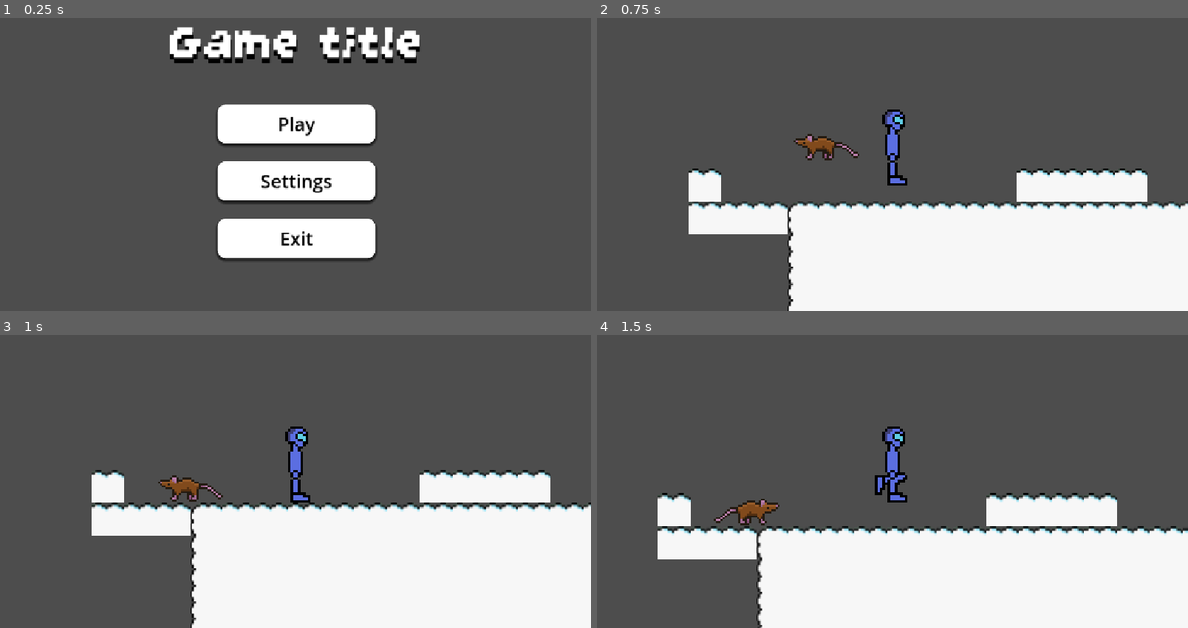
Above: before the commit, frames 1-4 (two rows, left to right).
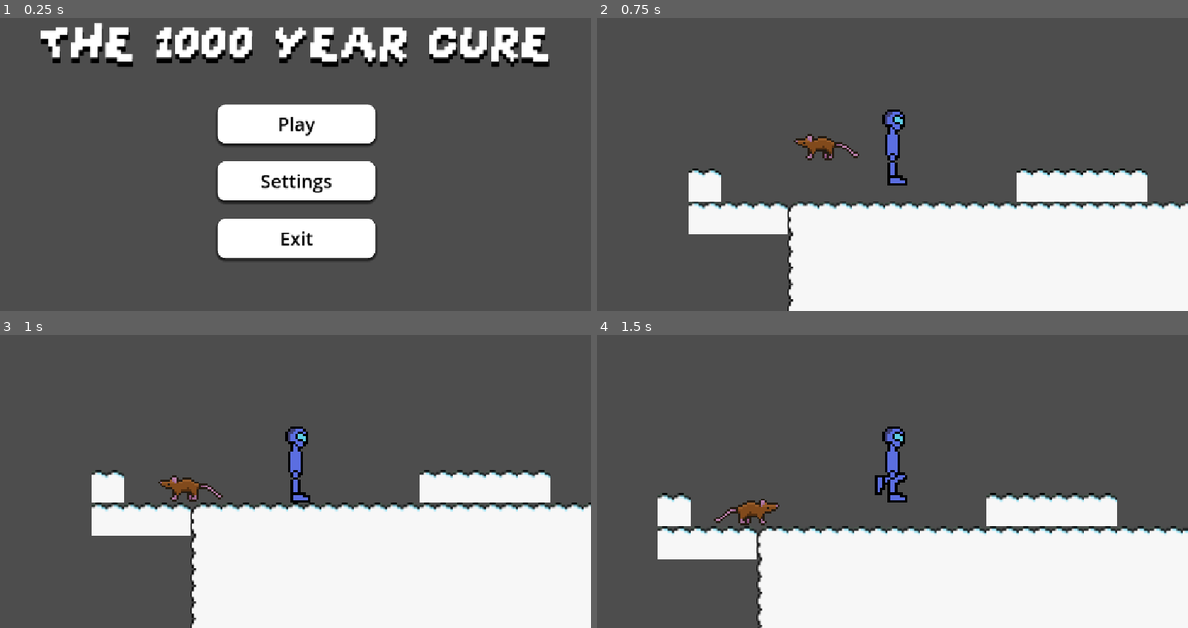
Above: after the commit, the same moments.

Repository: Milo-Griffiths/GameJam-Time
Game: Godot game, scene res://scenes/main.tscn
Same seed, same stepped clock (60 frames per second), same inputs: the game is played once before the commit and once after it. The engine's default icon, where the game draws it, is replaced by a stand-in: a white triangle on a blue panel in a dark square.
Inputs:
- Up to frame 1 (0.25 s): no input
- Up to frame 2 (0.75 s): click "Play" at 0.5 s
- Up to frame 3 (1 s): no input
- Up to frame 4 (1.5 s): hold Right (right) from 1.28 s (still down); tap Up (up) at 1.35 s

The runs differ from the first frame. In frame 1, 6.3% of the frame differs, in the area x 6-93%, y 1-17%; in frame 2, nothing differs; in frame 3, nothing differs; in frame 4, nothing differs.

Commit message:
nothing

Diff:
--- /dev/null
+++ b/assets/scripts/interactable.gd
@@ -0,0 +1,5 @@
+class_name  interact
+extends Area2D
+
+
+var inrange = false
--- a/assets/scripts/player.gd
+++ b/assets/scripts/player.gd
@@ -5,10 +5,12 @@
 const SPEED = 300.0
 const JUMP_VELOCITY = -400.0
 
+var moving = false
 var Interactive_range = false
 var Interacted = null
 
 func _physics_process(delta: float) -> void:
+	moving = false
 	# Add the gravity.
 	if not is_on_floor():
 		velocity += get_gravity() * delta
@@ -16,7 +18,7 @@
 	# Handle jump.
 	if Input.is_action_just_pressed("up") and is_on_floor():
 		velocity.y = JUMP_VELOCITY
-
+		moving = true;
 	# Get the input direction and handle the movement/deceleration.
 	# As good practice, you should replace UI actions with custom gameplay actions.
 	var direction := Input.get_axis("left", "right")
@@ -26,6 +28,7 @@
 			animated_sprite_2d.animation = "awful_idle"
 	if direction:
 		velocity.x = direction * SPEED
+		moving = true
 	else:
 		velocity.x = move_toward(velocity.x, 0, SPEED)
 
@@ -38,4 +41,4 @@
 		animated_sprite_2d.flip_h = true
 
 func _on_interactable_body_entered(body: Node2D) -> void:
-	print("in interactive range")
+	pass
--- a/project.godot
+++ b/project.godot
@@ -55,6 +55,11 @@
 , Object(InputEventKey,"resource_local_to_scene":false,"resource_name":"","device":-1,"window_id":0,"alt_pressed":false …(186 unchanged characters)…
 ]
 }
+Interact={
+"deadzone": 0.2,
+"events": [Object(InputEventKey,"resource_local_to_scene":false,"resource_name":"","device":-1,"window_id":0,"alt_pressed":false,"shift_pressed":false,"ctrl_pressed":false,"meta_pressed":false,"pressed":false,"keycode":0,"physical_keycode":81,"key_label":0,"unicode":81,"location":0,"echo":false,"script":null)
+]
+}
 
 [layer_names]
 
--- a/sam's_test_place.tscn
+++ b/sam's_test_place.tscn
@@ -2,6 +2,7 @@
 
 [ext_resource type="PackedScene" uid="uid://d2cqe4xbq701h" path="res://scenes/player.tscn" id="1_afoaj"]
 [ext_resource type="Texture2D" uid="uid://rx6shysrh1ml" path="res://icon.svg" id="2_dva5b"]
+[ext_resource type="Script" uid="uid://pcnauwhgi0bi" path="res://assets/scripts/interactable.gd" id="3_dva5b"]
 
 [sub_resource type="WorldBoundaryShape2D" id="WorldBoundaryShape2D_op1xx"]
 
@@ -19,6 +20,7 @@
 
 [node name="player" parent="." unique_id=1097559639 instance=ExtResource("1_afoaj")]
 position = Vector2(529, 340)
+collision_mask = 32767
 
 [node name="Icon" type="Sprite2D" parent="." unique_id=1859164399]
 position = Vector2(707.5, 434.5)
@@ -34,9 +36,8 @@
 position = Vector2(707.5, 434.5)
 scale = Vector2(0.5390625, 0.5234375)
 collision_mask = 2
+script = ExtResource("3_dva5b")
 
 [node name="CollisionShape2D" type="CollisionShape2D" parent="Interactable" unique_id=1901012832]
 position = Vector2(2.7826085, -18.149254)
 shape = SubResource("CircleShape2D_op1xx")
-
-[connection signal="body_entered" from="Interactable" to="player" method="_on_interactable_body_entered"]
--- a/scenes/main_menu.tscn
+++ b/scenes/main_menu.tscn
@@ -115,7 +115,7 @@
 theme_override_constants/shadow_offset_y = 10
 theme_override_fonts/font = ExtResource("1_06t4h")
 theme_override_font_sizes/font_size = 120
-text = "Game title"
+text = "THE 1000 YEAR CURE"
 horizontal_alignment = 1
 vertical_alignment = 1
 
--- a/scenes/player.tscn
+++ b/scenes/player.tscn
@@ -9,6 +9,7 @@
 [ext_resource type="Texture2D" uid="uid://chfficgimbvpn" path="res://assets/player/awful/IncredibleWalker3.png" id="5_d2wvv"]
 [ext_resource type="Texture2D" uid="uid://cgjyf8ump1jld" path="res://assets/player/awful/IncredibleWalker4.png" id="6_3v2ag"]
 [ext_resource type="Texture2D" uid="uid://dersmwx36twdx" path="res://assets/player/awful/Idle.png" id="7_ur7pv"]
+[ext_resource type="PackedScene" uid="uid://wiyrhm8fwxox" path="res://scenes/UI/player_ui.tscn" id="10_y4r1p"]
 
 [sub_resource type="AtlasTexture" id="AtlasTexture_i4ail"]
 atlas = ExtResource("2_smehm")
@@ -265,3 +266,7 @@
 shape = SubResource("RectangleShape2D_t1b08")
 
 [node name="Camera2D" type="Camera2D" parent="." unique_id=980265435]
+
+[node name="Player_UI" parent="Camera2D" unique_id=1594529095 instance=ExtResource("10_y4r1p")]
+offset_transform_enabled = true
+offset_transform_position = Vector2(0, -300)
--- a/scenes/player_ui.tscn
+++ /dev/null
@@ -1,28 +0,0 @@
-[gd_scene format=3 uid="uid://4c1pmhjcu5ct"]
-
-[ext_resource type="Script" path="res://scripts/BatteryTimer.gd" id="1_jkj6h"]
-
-[sub_resource type="CanvasItemMaterial" id="CanvasItemMaterial_5m0x8"]
-
-[node name="Player_UI" type="Control" unique_id=1594529095]
-layout_mode = 3
-anchors_preset = 15
-anchor_right = 1.0
-anchor_bottom = 1.0
-grow_horizontal = 2
-grow_vertical = 2
-
-[node name="ProgressBar" type="ProgressBar" parent="." unique_id=367329032]
-modulate = Color(0, 0.9221238, 0.93135834, 1)
-material = SubResource("CanvasItemMaterial_5m0x8")
-layout_mode = 1
-anchors_preset = 5
-anchor_left = 0.5
-anchor_right = 0.5
-offset_left = -548.0
-offset_top = 31.0
-offset_right = -459.0
-offset_bottom = 58.0
-grow_horizontal = 2
-show_percentage = false
-script = ExtResource("1_jkj6h")
Not shown, added: assets/scripts/interactable.gd.uid
